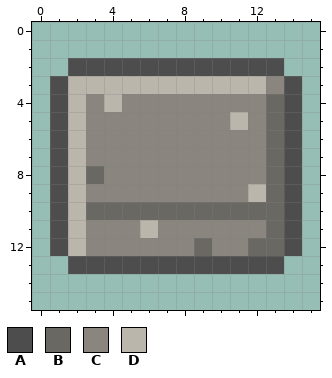
A pixel-art file gets an edit: art-source/aseprite/item_etching_base.aseprite. This is how it looked before the edit.
16x16 pixels, 1 frame.
Palette (. is transparent): A #4e4d4e  B #6a6863  C #8a867f  D #bbb6ab
Pixels before, first column x 1:
 2 .AAAAAAAAAAAA.
 3 ADDDDDDDDDDDCA
 4 ADCDCCCCCCCCBA
 5 ADCCCCCCCCDCBA
 6 ADCCCCCCCCCCBA
 7 ADCCCCCCCCCCBA
 8 ADBCCCCCCCCCBA
 9 ADCCCCCCCCCDBA
10 ADBBBBBBBBBBBA
11 ADCCCDCCCCCCBA
12 ADCCCCCCBCCBBA
13 .AAAAAAAAAAAA.
After the commit:
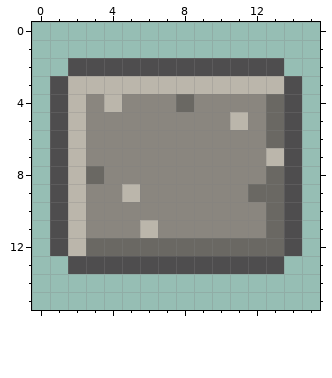
Message: split the etchings into four plate shapes and a glyph layer with tier notches
From old to new:
y 3: x 13 C -> D
y 4: x 8 C -> B
y 7: x 13 B -> D
y 9: x 5 C -> D; x 12 D -> B
y 10: x 3..12 BBBBBBBBBB -> CCCCCCCCCC
y 12: x 3..8 CCCCCC -> BBBBBB; x 10..11 CC -> BB
Boxes around the changes in both pictures, in picture pixels (x1, y1, x2, y2):
changed: (86, 76, 284, 256)
